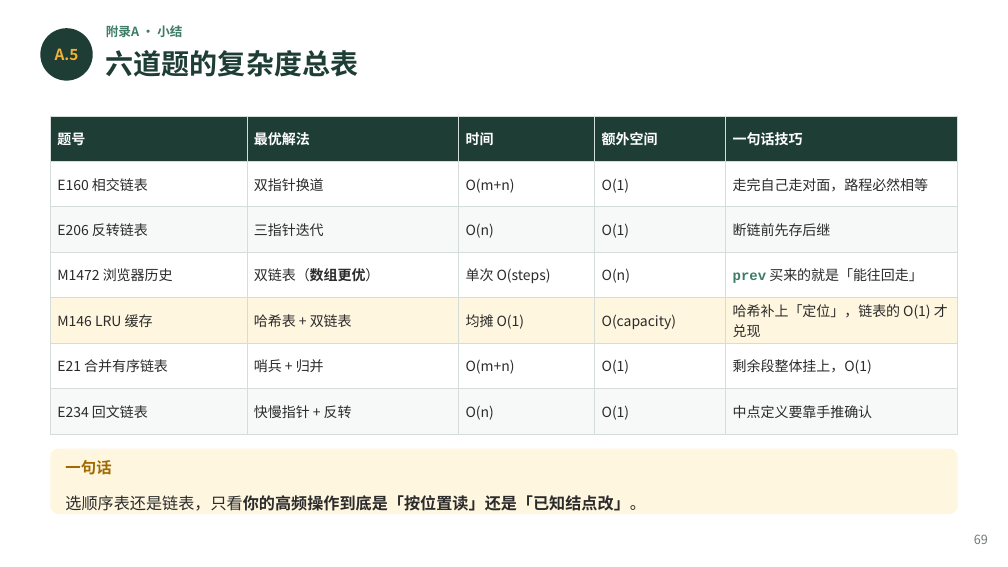
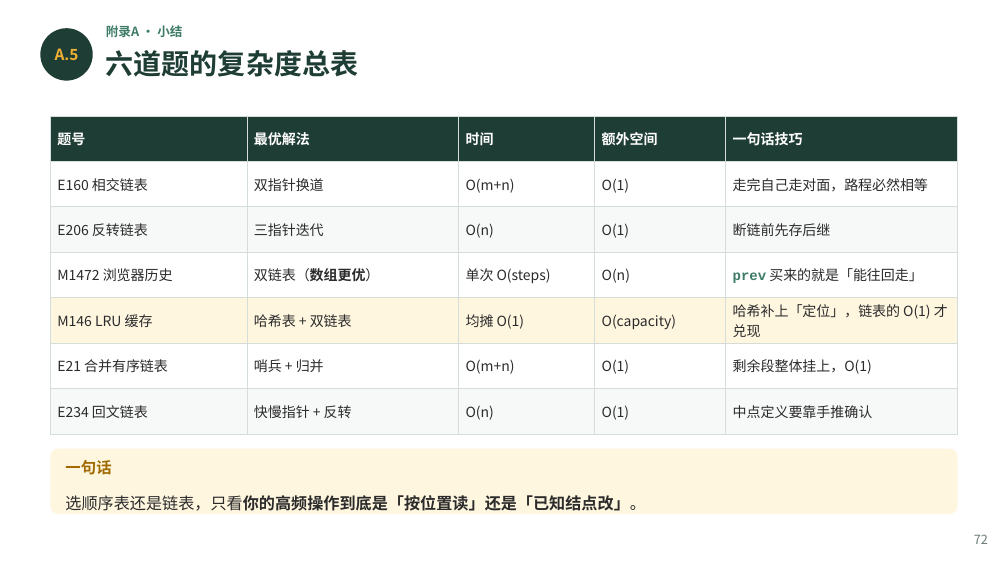
Before and after one commit to GMyhf/2026fall-cs201, a slide deck: slide 73 of courseware/202609_DSA_02_Linear_List.pptx (slide 70 before the commit). Drawn at 1008x567 pixels with LibreOffice and Linux fonts; fonts in the diff are those of the drawing. Boxes give left, top, right and bottom in pixels: in the first picture for what was removed or moved away, otherwise in the second. Text is boxed around its words. In the diff, an @@ line names an element or a change of style, - is before the commit and + after.

```diff
--- a/courseware/202609_DSA_02_Linear_List.pptx
+++ b/courseware/202609_DSA_02_Linear_List.pptx
@@ text at box(974, 534, 988, 544): text changed @@
-69
+72
```
Also in this commit, not shown: 5 other slides changed, 3 slides added, 2 other files.
